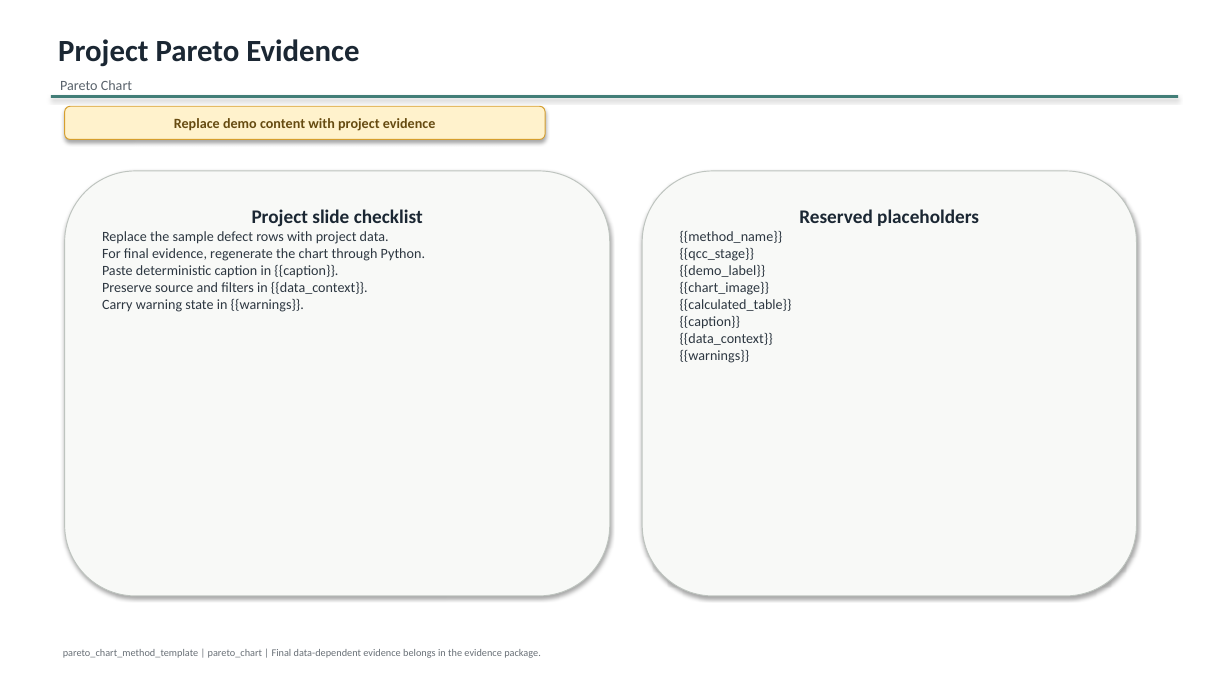
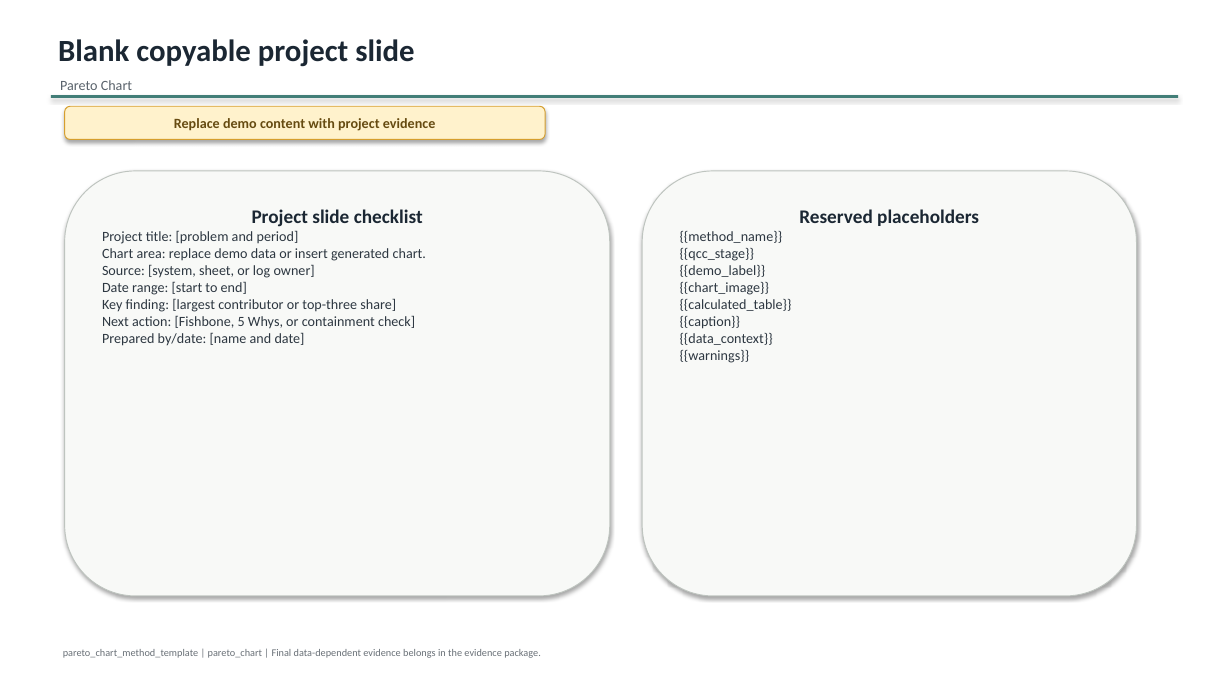
Before and after one commit to xiongxianfei/qcc-toolkit, a slide deck: slide 10 of templates/ppt/methods/pareto-chart-template.pptx (slide 4 before the commit). Drawn at 1232x693 pixels with LibreOffice and Linux fonts; fonts in the diff are those of the drawing. Boxes give left, top, right and bottom in pixels: in the first picture for what was removed or moved away, otherwise in the second. Text is boxed around its words. In the diff, an @@ line names an element or a change of style, - is before the commit and + after.

Commit message:
M2: implement Pareto method kit
Validation:

- .venv/bin/python -m pytest tests/test_method_guides.py tests/test_template_assets.py tests/test_template_catalog.py

- .venv/bin/python tools/build_ppt_templates.py

- .venv/bin/python -m qcc_toolkit.templates validate templates/ppt/catalog.yml

- .venv/bin/python -m ruff check .

- .venv/bin/python -m mypy qcc_toolkit

- MP1 manual review recorded in docs/changes/2026-07-08-improve-qcc-method-templates/manual-template-review.md

```diff
--- a/templates/ppt/methods/pareto-chart-template.pptx
+++ b/templates/ppt/methods/pareto-chart-template.pptx
@@ text at (x1=58, y1=39, x2=414, y2=67): text changed @@
-Project Pareto Evidence
+Blank copyable project slide
@@ text in rounded rectangle at (x1=102, y1=230, x2=426, y2=346): text changed @@
-Replace the sample defect rows with project data.
-For final evidence, regenerate the chart through Python.
-Paste deterministic caption in {{caption}}.
-Preserve source and filters in {{data_context}}.
-Carry warning state in {{warnings}}.
+Project title: [problem and period]
+Chart area: replace demo data or insert generated chart.
+Source: [system, sheet, or log owner]
+Date range: [start to end]
+Key finding: [largest contributor or top-three share]
+Next action: [Fishbone, 5 Whys, or containment check]
+Prepared by/date: [name and date]
```
Also in this commit, not shown: 3 other slides changed, 6 slides added, 10 other files.
